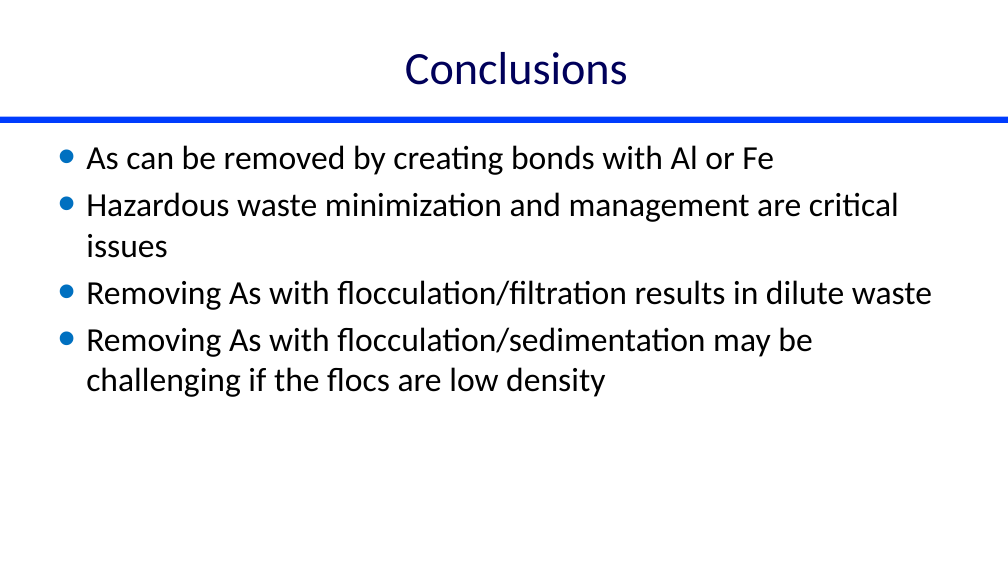
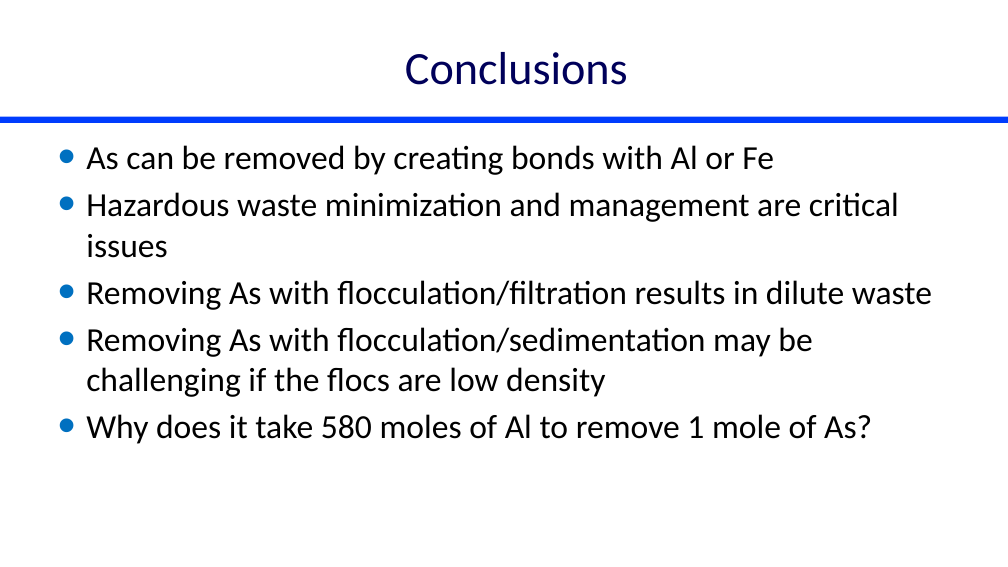
Before and after one commit to monroews/CEE4590, a slide deck: slide 26 of Lectures/Arsenic.pptx. Drawn at 1008x567 pixels with LibreOffice and Linux fonts; fonts in the diff are those of the drawing. Boxes give left, top, right and bottom in pixels: in the first picture for what was removed or moved away, otherwise in the second. Text is boxed around its words. In the diff, an @@ line names an element or a change of style, - is before the commit and + after.

```diff
--- a/Lectures/Arsenic.pptx
+++ b/Lectures/Arsenic.pptx
@@ text at [86,414,872,444]: paragraph added @@
+• Why does it take 580 moles of Al to remove 1 mole of As?
```
Also in this commit, not shown: 1 other file.
